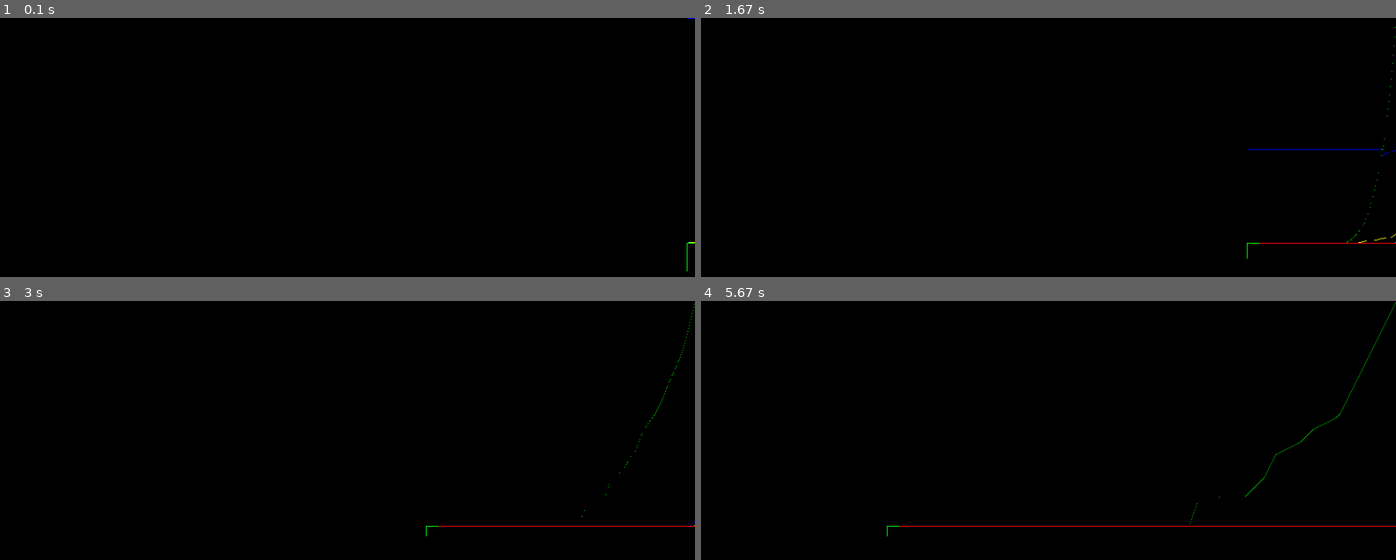
Above: before the commit, frames 1-4 (two rows, left to right).
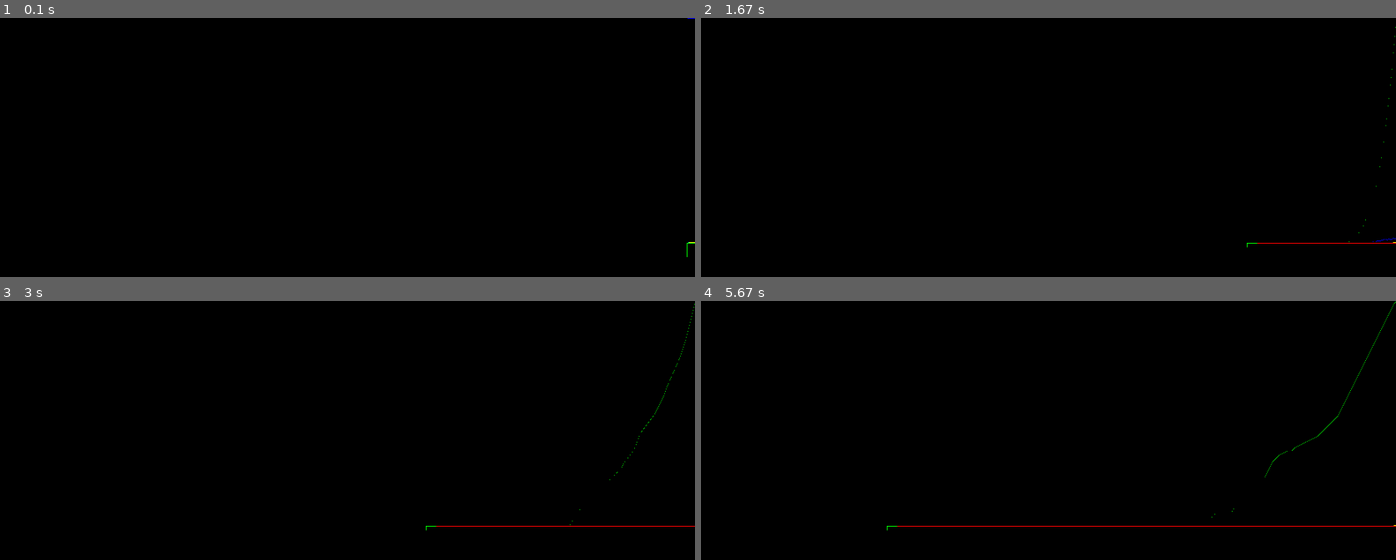
Above: after the commit, the same moments.

Repository: troncosoae/proy-ctrl-intel
Game: pygame game, started from main.py
The game is run twice, just before and just after one commit, with the same random seed, the same clock (stepped at 60 frames per second) and the same inputs.
Inputs:
- Up to frame 1 (0.1 s): no input
- Up to frame 2 (1.67 s): no input
- Up to frame 3 (3 s): no input
- Up to frame 4 (5.67 s): no input

The runs differ from the first frame. In frame 1, less than 0.1% of the frame differs, in the area x 98-99%, y 92-99%; in frame 2, 0.2%; in frame 3, 0.1%; in frame 4, 0.3%, in the area x 26-100%, y 0-91%.

Commit message:
init paper var

Diff:
--- a/Control/ControlBoxes.py
+++ b/Control/ControlBoxes.py
@@ -13,7 +13,7 @@
         self.Ts = Ts
 
         self.last_e = 0
-        self.last_beta_r = 0
+        self.last_u = 0
         self.control_mode = 1
 
         self.chars = {
@@ -24,6 +24,7 @@
             'lmbda_opt': kwargs.get('lmbda_opt', 12.12),
             'nu_g': kwargs.get('nu_g', 0.98),  # 0.98
             'omega_delta': kwargs.get('omega_delta', 15),
+            'P_delta': kwargs.get('P_delta', 1e3),
         }
 
     def control_mode_1(self, omega_g):
@@ -42,10 +43,11 @@
     def control_mode_2(self, omega_g, P_r, omega_nom):
         nu_g = self.chars['nu_g']
         e = omega_g - omega_nom
-        beta_r = self.last_beta_r + \
+        u = self.last_u + \
             self.kp*e + (self.ki*self.Ts - self.kp)*self.last_e
+        beta_r = np.arctan(-u)
         self.last_e = e
-        self.last_beta_r = beta_r
+        self.last_u = u
         tau_gr = P_r/(nu_g*omega_g)
         return {
             'beta_r': beta_r,
@@ -62,11 +64,13 @@
         v_W = input_values['v_W']
 
         omega_delta = self.chars['omega_delta']
-
-        if P_g >= P_r or omega_g >= omega_nom:
+        P_delta = self.chars['P_delta']
+
+        if P_g >= P_r:
             self.control_mode = 2
-        elif omega_g < omega_nom - omega_delta:
+        elif np.abs(P_g - P_r) > P_delta:
             self.control_mode = 1
+            self.last_u = 0
 
         if self.control_mode == 1:
             print('control mode 1')
--- a/main.py
+++ b/main.py
@@ -23,8 +23,8 @@
 
     # wind_model = RandomWindModel('wind_model', Ts)
     # wind_model = StepWindModel('wind_model', Ts, 1)
-    wind_model = ConstantWindModel('wind_model', 8)
-    # wind_model = ConstantWindModel('wind_model', 15)
+    # wind_model = ConstantWindModel('wind_model', 8)
+    wind_model = ConstantWindModel('wind_model', 16)
     # wind_model = ConstantWindModel('wind_model', 0.001)
     blade_pitch_system = BladePitchSystem('bp_sys', Ts)
     drive_train_model = DriveTrainModel(
@@ -68,3 +68,6 @@
     measurer.plot_values({
         'tau_g', 'P_g', 'beta_m', 'v_W', 'omega_r', 'omega_g'
     })
+    measurer.plot_values({
+        'omega_g'
+    })
